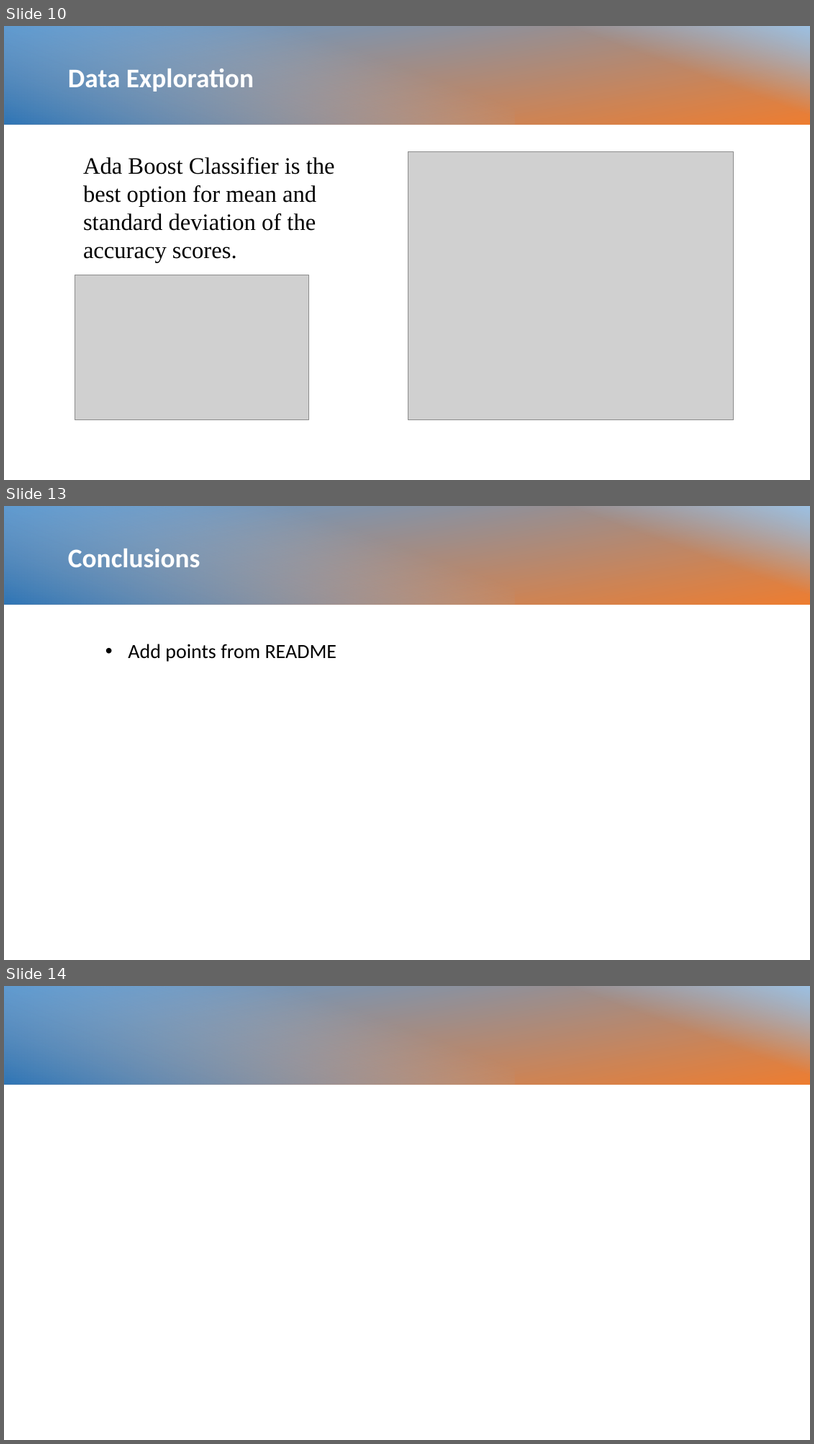
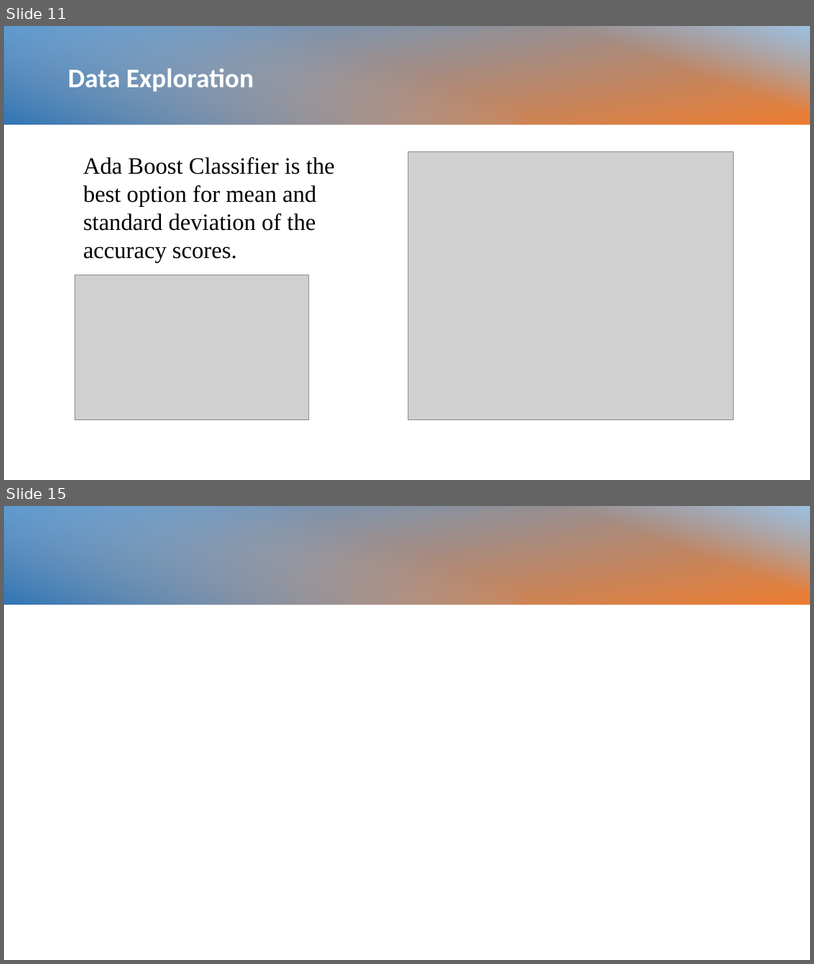
Before and after one commit to mglasser123/Project4, a slide deck: Resources/Customer Churn.pptx. Shown one above the other, each under a label of ours: slides 10, 13 and 14 before the commit, slides 11 and 15 after it; the slides between them are not shown. The pictures are 814x1444 and 814x964 pixels, drawn with LibreOffice and Linux fonts; fonts in the diff are those of the drawing; grey boxes stand for pictures; background and template pictures are left out. Boxes give left, top, right and bottom in pixels: in the first picture for what was removed or moved away, otherwise in the second. Text is boxed around its words. In the diff, an @@ line names an element or a change of style, - is before the commit and + after.

```diff
--- a/Resources/Customer Churn.pptx
+++ b/Resources/Customer Churn.pptx
@@ slide 13 removed at <box>4,506,810,960</box>, background #FFFFFF @@
@@ rectangle removed at <box>4,506,810,605</box> @@
@@ rectangle removed at <box>4,506,514,605</box> @@
@@ rectangle removed at <box>476,506,810,605</box> @@
@@ text removed at <box>68,548,201,567</box> @@
-Conclusions
@@ subtitle removed at <box>128,644,337,662</box> @@
-• Add points from README
@@ what was slide 10 is now slide 11 @@
@@ what was slide 14 is now slide 15 @@
```
Also in this commit, not shown: 2 slides changed, 2 slides added.
